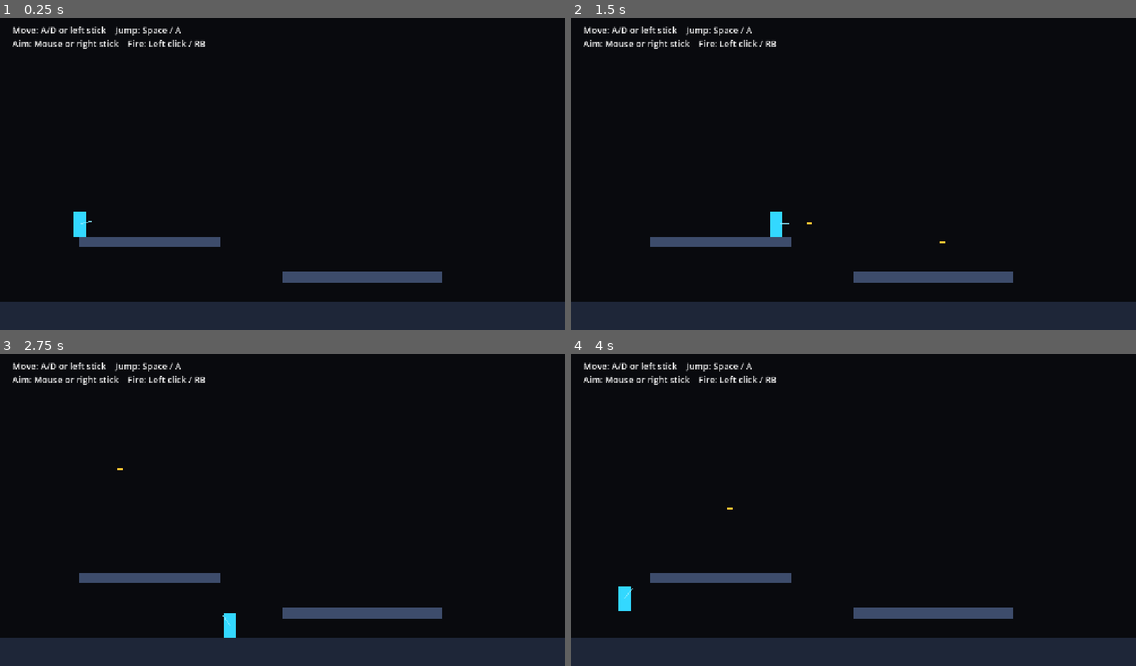
Above: before the commit, frames 1-4 (two rows, left to right).
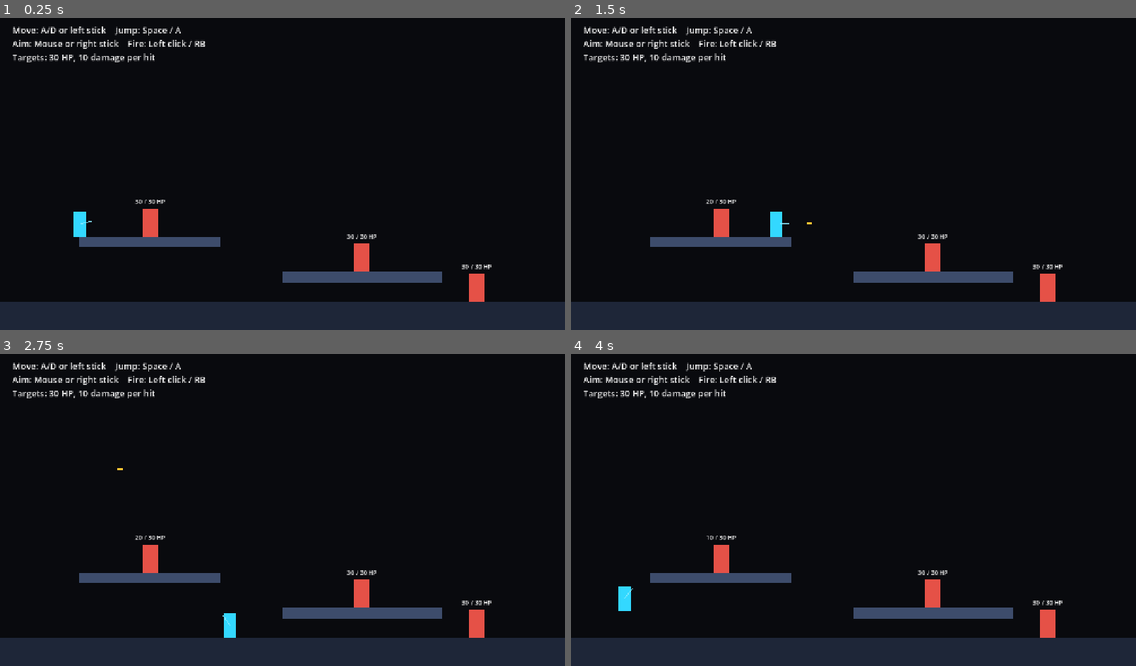
Above: after the commit, the same moments.

Repository: YangYuS8/riftwire
Game: Godot game, scene res://game/actors/player/movement_lab.tscn
Same seed, same stepped clock (60 frames per second), same inputs: the game is played once before the commit and once after it.
Inputs (mouse positions are in pixels of both pictures, inside the frame that each line leads up to):
- Up to frame 1 (0.25 s): no input
- Up to frame 2 (1.5 s): tap Enter at 0.5 s; move the mouse to (825, 236) at 0.52 s; hold D (move_right) from 0.53 s (still down); click (825, 236) at 0.6 s; tap Space (jump) at 0.77 s; move the mouse to (1023, 217) at 1.27 s; click (1023, 217) at 1.35 s
- Up to frame 3 (2.75 s): tap Space (jump) at 1.52 s; move the mouse to (113, 460) at 2.02 s; release D (move_right) at 2.03 s; hold A (move_left) from 2.03 s (still down); click (113, 460) at 2.1 s
- Up to frame 4 (4 s): keep holding A (move_left); move the mouse to (881, 506) at 2.77 s; click (881, 506) at 2.85 s; tap Space (jump) at 3.02, 3.77 s; move the mouse to (768, 428) at 3.52 s; click (768, 428) at 3.6 s

The runs differ from the first frame. In frame 1, 1.2% of the frame differs, in the area x 2-87%, y 11-91%; in frame 2, 1.2%; in frame 3, 1.2%; in frame 4, 1.2%.

Commit message:
feat: add projectile damage and target dummy loop
Add reusable health and hurtbox components, projectile collision damage, configurable weapon damage, target dummy composition, movement-lab targets, and deterministic unit/integration coverage.

Refs #7.

Diff:
--- /dev/null
+++ b/game/actors/enemies/target_dummy/target_dummy.gd
@@ -0,0 +1,48 @@
+extends Node2D
+class_name TargetDummy
+
+signal destroyed
+
+@export_range(1.0, 1000000.0, 1.0, "or_greater") var maximum_health: float = 30.0
+
+@onready var _health_component: HealthComponent = $HealthComponent
+@onready var _hurtbox: Hurtbox = $Hurtbox
+@onready var _health_label: Label = $HealthLabel
+
+
+func _ready() -> void:
+	_health_component.configure(maximum_health)
+	_hurtbox.set_health_component(_health_component)
+	_health_component.health_changed.connect(_on_health_changed)
+	_health_component.depleted.connect(_on_depleted)
+	_update_health_label()
+
+
+func get_health_component() -> HealthComponent:
+	return _health_component
+
+
+func get_hurtbox() -> Hurtbox:
+	return _hurtbox
+
+
+func _on_health_changed(
+	_previous_health: float,
+	_current_health: float,
+	_maximum_health: float
+) -> void:
+	_update_health_label()
+
+
+func _on_depleted() -> void:
+	destroyed.emit()
+	queue_free()
+
+
+func _update_health_label() -> void:
+	if _health_label == null:
+		return
+	_health_label.text = "%d / %d HP" % [
+		int(round(_health_component.current_health)),
+		int(round(_health_component.maximum_health)),
+	]
--- /dev/null
+++ b/game/actors/enemies/target_dummy/target_dummy.tscn
@@ -0,0 +1,39 @@
+[gd_scene load_steps=5 format=3]
+
+[ext_resource type="Script" path="res://game/actors/enemies/target_dummy/target_dummy.gd" id="1_dummy"]
+[ext_resource type="Script" path="res://game/combat/health/health_component.gd" id="2_health"]
+[ext_resource type="Script" path="res://game/combat/damage/hurtbox.gd" id="3_hurtbox"]
+
+[sub_resource type="RectangleShape2D" id="RectangleShape2D_hurtbox"]
+size = Vector2(36, 64)
+
+[node name="TargetDummy" type="Node2D"]
+script = ExtResource("1_dummy")
+maximum_health = 30.0
+
+[node name="HealthComponent" type="Node" parent="."]
+script = ExtResource("2_health")
+maximum_health = 30.0
+
+[node name="Hurtbox" type="Area2D" parent="."]
+collision_layer = 2
+collision_mask = 0
+monitoring = false
+monitorable = true
+script = ExtResource("3_hurtbox")
+
+[node name="CollisionShape2D" type="CollisionShape2D" parent="Hurtbox"]
+shape = SubResource("RectangleShape2D_hurtbox")
+
+[node name="Visual" type="Polygon2D" parent="."]
+polygon = PackedVector2Array(-18, -32, 18, -32, 18, 32, -18, 32)
+color = Color(0.9, 0.32, 0.28, 1)
+
+[node name="HealthLabel" type="Label" parent="."]
+offset_left = -48.0
+offset_top = -58.0
+offset_right = 48.0
+offset_bottom = -34.0
+theme_override_font_sizes/font_size = 14
+text = "30 / 30 HP"
+horizontal_alignment = 1
--- a/game/actors/player/movement_lab.tscn
+++ b/game/actors/player/movement_lab.tscn
@@ -1,6 +1,7 @@
-[gd_scene load_steps=5 format=3]
+[gd_scene load_steps=6 format=3]
 
 [ext_resource type="PackedScene" path="res://game/actors/player/player.tscn" id="1_player"]
+[ext_resource type="PackedScene" path="res://game/actors/enemies/target_dummy/target_dummy.tscn" id="2_dummy"]
 
 [sub_resource type="RectangleShape2D" id="RectangleShape2D_floor"]
 size = Vector2(1280, 64)
@@ -50,10 +51,19 @@
 polygon = PackedVector2Array(-180, -12, 180, -12, 180, 12, -180, 12)
 color = Color(0.24, 0.3, 0.42, 1)
 
+[node name="LedgeDummy" parent="." instance=ExtResource("2_dummy")]
+position = Vector2(340, 476)
+
+[node name="LandingDummy" parent="." instance=ExtResource("2_dummy")]
+position = Vector2(820, 556)
+
+[node name="FloorDummy" parent="." instance=ExtResource("2_dummy")]
+position = Vector2(1080, 624)
+
 [node name="Instructions" type="Label" parent="."]
 offset_left = 28.0
 offset_top = 24.0
-offset_right = 900.0
-offset_bottom = 84.0
+offset_right = 980.0
+offset_bottom = 108.0
 theme_override_font_sizes/font_size = 20
-text = "Move: A/D or left stick    Jump: Space / A\nAim: Mouse or right stick    Fire: Left click / RB"
+text = "Move: A/D or left stick    Jump: Space / A\nAim: Mouse or right stick    Fire: Left click / RB\nTargets: 30 HP, 10 damage per hit"
--- /dev/null
+++ b/game/combat/damage/hurtbox.gd
@@ -0,0 +1,31 @@
+extends Area2D
+class_name Hurtbox
+
+signal damage_received(requested_damage: float, applied_damage: float, remaining_health: float)
+
+var _health_component: HealthComponent
+
+
+func set_health_component(health_component: HealthComponent) -> void:
+	assert(health_component != null, "Hurtbox health component cannot be null.")
+	_health_component = health_component
+
+
+func get_health_component() -> HealthComponent:
+	return _health_component
+
+
+func receive_damage(requested_damage: float) -> float:
+	assert(requested_damage >= 0.0, "Hurtbox damage cannot be negative.")
+	assert(_health_component != null, "Hurtbox must be configured with a HealthComponent.")
+	if _health_component == null:
+		return 0.0
+
+	var applied_damage := _health_component.apply_damage(requested_damage)
+	if applied_damage > 0.0:
+		damage_received.emit(
+			requested_damage,
+			applied_damage,
+			_health_component.current_health
+		)
+	return applied_damage
--- /dev/null
+++ b/game/combat/health/health_component.gd
@@ -0,0 +1,75 @@
+extends Node
+class_name HealthComponent
+
+signal health_changed(previous_health: float, current_health: float, maximum_health: float)
+signal damage_applied(applied_damage: float, remaining_health: float)
+signal health_restored(restored_amount: float, current_health: float)
+signal depleted
+
+@export_range(0.001, 1000000.0, 0.001, "or_greater") var maximum_health: float = 30.0
+
+var current_health: float = 0.0
+var _depletion_emitted: bool = false
+
+
+func _ready() -> void:
+	reset_to_maximum()
+
+
+func configure(p_maximum_health: float, refill: bool = true) -> void:
+	maximum_health = maxf(0.001, p_maximum_health)
+	if refill:
+		reset_to_maximum()
+	else:
+		set_current_health(current_health)
+
+
+func reset_to_maximum() -> void:
+	var previous_health := current_health
+	current_health = maximum_health
+	_depletion_emitted = false
+	if not is_equal_approx(previous_health, current_health):
+		health_changed.emit(previous_health, current_health, maximum_health)
+
+
+func set_current_health(value: float) -> void:
+	var previous_health := current_health
+	current_health = clampf(value, 0.0, maximum_health)
+	_depletion_emitted = current_health <= 0.0
+	if not is_equal_approx(previous_health, current_health):
+		health_changed.emit(previous_health, current_health, maximum_health)
+
+
+func apply_damage(requested_damage: float) -> float:
+	assert(requested_damage >= 0.0, "Damage cannot be negative.")
+	if requested_damage <= 0.0 or current_health <= 0.0:
+		return 0.0
+
+	var previous_health := current_health
+	var applied_damage := minf(requested_damage, current_health)
+	current_health = maxf(0.0, current_health - applied_damage)
+	damage_applied.emit(applied_damage, current_health)
+	health_changed.emit(previous_health, current_health, maximum_health)
+
+	if current_health <= 0.0 and not _depletion_emitted:
+		_depletion_emitted = true
+		depleted.emit()
+	return applied_damage
+
+
+func restore_health(requested_amount: float) -> float:
+	assert(requested_amount >= 0.0, "Restored health cannot be negative.")
+	if requested_amount <= 0.0 or current_health >= maximum_health:
+		return 0.0
+
+	var previous_health := current_health
+	var restored_amount := minf(requested_amount, maximum_health - current_health)
+	current_health = minf(maximum_health, current_health + restored_amount)
+	_depletion_emitted = current_health <= 0.0
+	health_restored.emit(restored_amount, current_health)
+	health_changed.emit(previous_health, current_health, maximum_health)
+	return restored_amount
+
+
+func is_depleted() -> bool:
+	return current_health <= 0.0
--- a/game/combat/projectiles/base_projectile.gd
+++ b/game/combat/projectiles/base_projectile.gd
@@ -1,15 +1,31 @@
 extends Area2D
 class_name BaseProjectile
+
+signal projectile_hit(hurtbox: Hurtbox, applied_damage: float)
 
 var travel_direction: Vector2 = Vector2.RIGHT
 var speed: float = 720.0
 var lifetime_remaining: float = 1.5
+var damage: float = 10.0
+var _hit_resolved: bool = false
 
 
-func configure(direction: Vector2, p_speed: float, lifetime_seconds: float) -> void:
+func _ready() -> void:
+	if not area_entered.is_connected(_on_area_entered):
+		area_entered.connect(_on_area_entered)
+
+
+func configure(
+	direction: Vector2,
+	p_speed: float,
+	lifetime_seconds: float,
+	p_damage: float = 10.0
+) -> void:
 	travel_direction = direction.normalized() if direction.length_squared() > 0.000001 else Vector2.RIGHT
 	speed = maxf(0.0, p_speed)
 	lifetime_remaining = maxf(0.0, lifetime_seconds)
+	damage = maxf(0.0, p_damage)
+	_hit_resolved = false
 
 
 func _physics_process(delta: float) -> void:
@@ -18,7 +34,28 @@
 
 func simulate(delta: float) -> void:
 	assert(delta >= 0.0, "Projectile simulation delta cannot be negative.")
+	if _hit_resolved:
+		return
 	global_position += travel_direction * speed * delta
 	lifetime_remaining -= delta
 	if lifetime_remaining <= 0.0:
 		queue_free()
+
+
+func resolve_hit(hurtbox: Hurtbox) -> float:
+	if _hit_resolved or hurtbox == null:
+		return 0.0
+	_hit_resolved = true
+	var applied_damage := hurtbox.receive_damage(damage)
+	projectile_hit.emit(hurtbox, applied_damage)
+	queue_free()
+	return applied_damage
+
+
+func has_resolved_hit() -> bool:
+	return _hit_resolved
+
+
+func _on_area_entered(area: Area2D) -> void:
+	if area is Hurtbox:
+		resolve_hit(area as Hurtbox)
--- a/game/combat/projectiles/base_projectile.tscn
+++ b/game/combat/projectiles/base_projectile.tscn
@@ -7,8 +7,8 @@
 
 [node name="BaseProjectile" type="Area2D"]
 collision_layer = 0
-collision_mask = 0
-monitoring = false
+collision_mask = 2
+monitoring = true
 monitorable = false
 script = ExtResource("1_projectile")
 
--- a/game/combat/weapons/base_weapon_config.gd
+++ b/game/combat/weapons/base_weapon_config.gd
@@ -4,6 +4,7 @@
 @export_range(0.016, 10.0, 0.001, "or_greater") var fire_interval_seconds: float = 0.15
 @export_range(1.0, 5000.0, 1.0, "or_greater") var projectile_speed: float = 720.0
 @export_range(0.016, 30.0, 0.001, "or_greater") var projectile_lifetime_seconds: float = 1.5
+@export_range(0.0, 1000000.0, 0.1, "or_greater") var projectile_damage: float = 10.0
 
 
 func validation_errors() -> PackedStringArray:
@@ -14,6 +15,8 @@
 		errors.append("projectile_speed must be greater than zero")
 	if projectile_lifetime_seconds <= 0.0:
 		errors.append("projectile_lifetime_seconds must be greater than zero")
+	if projectile_damage < 0.0:
+		errors.append("projectile_damage cannot be negative")
 	return errors
 
 
--- a/game/combat/weapons/default_base_weapon_config.tres
+++ b/game/combat/weapons/default_base_weapon_config.tres
@@ -7,3 +7,4 @@
 fire_interval_seconds = 0.15
 projectile_speed = 720.0
 projectile_lifetime_seconds = 1.5
+projectile_damage = 10.0
--- a/game/combat/weapons/player_weapon.gd
+++ b/game/combat/weapons/player_weapon.gd
@@ -45,7 +45,8 @@
 	projectile.configure(
 		_aim_direction,
 		config.projectile_speed,
-		config.projectile_lifetime_seconds
+		config.projectile_lifetime_seconds,
+		config.projectile_damage
 	)
 
 	var player := get_parent()
--- /dev/null
+++ b/tests/integration/combat/test_damage_components.gd
@@ -0,0 +1,18 @@
+extends GutTest
+
+
+func test_hurtbox_delegates_damage_to_configured_health() -> void:
+	var fixture := Node.new()
+	add_child_autofree(fixture)
+	var health := HealthComponent.new()
+	var hurtbox := Hurtbox.new()
+	fixture.add_child(health)
+	fixture.add_child(hurtbox)
+	health.configure(12.0)
+	hurtbox.set_health_component(health)
+
+	var applied_damage := hurtbox.receive_damage(4.5)
+
+	assert_almost_eq(applied_damage, 4.5, 0.001)
+	assert_almost_eq(health.current_health, 7.5, 0.001)
+	assert_eq(hurtbox.get_health_component(), health)
--- /dev/null
+++ b/tests/integration/combat/test_projectile_damage_scene.gd
@@ -0,0 +1,60 @@
+extends GutTest
+
+const PROJECTILE_SCENE: PackedScene = preload(
+	"res://game/combat/projectiles/base_projectile.tscn"
+)
+const TARGET_DUMMY_SCENE: PackedScene = preload(
+	"res://game/actors/enemies/target_dummy/target_dummy.tscn"
+)
+
+
+func test_resolve_hit_applies_damage_only_once() -> void:
+	var fixture := Node2D.new()
+	add_child_autofree(fixture)
+	var target := TARGET_DUMMY_SCENE.instantiate() as TargetDummy
+	fixture.add_child(target)
+	var projectile := PROJECTILE_SCENE.instantiate() as BaseProjectile
+	fixture.add_child(projectile)
+	projectile.configure(Vector2.RIGHT, 0.0, 1.0, 10.0)
+
+	var first_damage := projectile.resolve_hit(target.get_hurtbox())
+	var second_damage := projectile.resolve_hit(target.get_hurtbox())
+
+	assert_almost_eq(first_damage, 10.0, 0.001)
+	assert_almost_eq(second_damage, 0.0, 0.001)
+	assert_almost_eq(target.get_health_component().current_health, 20.0, 0.001)
+	assert_true(projectile.has_resolved_hit())
+
+
+func test_physics_collision_applies_damage_and_cleans_up_projectile() -> void:
+	var fixture := Node2D.new()
+	add_child_autofree(fixture)
+	var target := TARGET_DUMMY_SCENE.instantiate() as TargetDummy
+	target.position = Vector2(100.0, 0.0)
+	fixture.add_child(target)
+	var projectile := PROJECTILE_SCENE.instantiate() as BaseProjectile
+	fixture.add_child(projectile)
+	projectile.position = Vector2.ZERO
+	projectile.configure(Vector2.RIGHT, 300.0, 1.0, 10.0)
+
+	await _wait_physics_frames(30)
+
+	assert_almost_eq(target.get_health_component().current_health, 20.0, 0.001)
+	assert_false(is_instance_valid(projectile))
+
+
+func test_target_dummy_is_removed_after_lethal_damage() -> void:
+	var fixture := Node2D.new()
+	add_child_autofree(fixture)
+	var target := TARGET_DUMMY_SCENE.instantiate() as TargetDummy
+	fixture.add_child(target)
+
+	target.get_hurtbox().receive_damage(30.0)
+	await get_tree().process_frame
+
+	assert_false(is_instance_valid(target))
+
+
+func _wait_physics_frames(frame_count: int) -> void:
+	for _frame in range(frame_count):
+		await get_tree().physics_frame
--- /dev/null
+++ b/tests/unit/combat/test_health_component.gd
@@ -0,0 +1,53 @@
+extends GutTest
+
+var _depletion_count: int = 0
+
+
+func before_each() -> void:
+	_depletion_count = 0
+
+
+func test_damage_clamps_at_zero_and_depletes_once() -> void:
+	var health := HealthComponent.new()
+	health.configure(25.0)
+	health.depleted.connect(_on_depleted)
+
+	assert_almost_eq(health.apply_damage(10.0), 10.0, 0.001)
+	assert_almost_eq(health.current_health, 15.0, 0.001)
+	assert_almost_eq(health.apply_damage(50.0), 15.0, 0.001)
+	assert_almost_eq(health.current_health, 0.0, 0.001)
+	assert_true(health.is_depleted())
+	assert_almost_eq(health.apply_damage(1.0), 0.0, 0.001)
+	assert_eq(_depletion_count, 1)
+	health.free()
+
+
+func test_restore_and_manual_assignment_clamp_to_valid_range() -> void:
+	var health := HealthComponent.new()
+	health.configure(10.0)
+	health.apply_damage(7.0)
+
+	assert_almost_eq(health.restore_health(100.0), 7.0, 0.001)
+	assert_almost_eq(health.current_health, 10.0, 0.001)
+	health.set_current_health(99.0)
+	assert_almost_eq(health.current_health, 10.0, 0.001)
+	health.set_current_health(-5.0)
+	assert_almost_eq(health.current_health, 0.0, 0.001)
+	health.free()
+
+
+func test_reset_allows_a_later_depletion_event() -> void:
+	var health := HealthComponent.new()
+	health.configure(5.0)
+	health.depleted.connect(_on_depleted)
+
+	health.apply_damage(5.0)
+	health.reset_to_maximum()
+	health.apply_damage(5.0)
+
+	assert_eq(_depletion_count, 2)
+	health.free()
+
+
+func _on_depleted() -> void:
+	_depletion_count += 1
Not shown, added: game/actors/enemies/target_dummy/target_dummy.gd.uid
Not shown, added: game/combat/damage/hurtbox.gd.uid
Not shown, added: game/combat/health/health_component.gd.uid
Not shown, added: tests/integration/combat/test_damage_components.gd.uid
Not shown, added: tests/integration/combat/test_projectile_damage_scene.gd.uid
Not shown, added: tests/unit/combat/test_health_component.gd.uid
